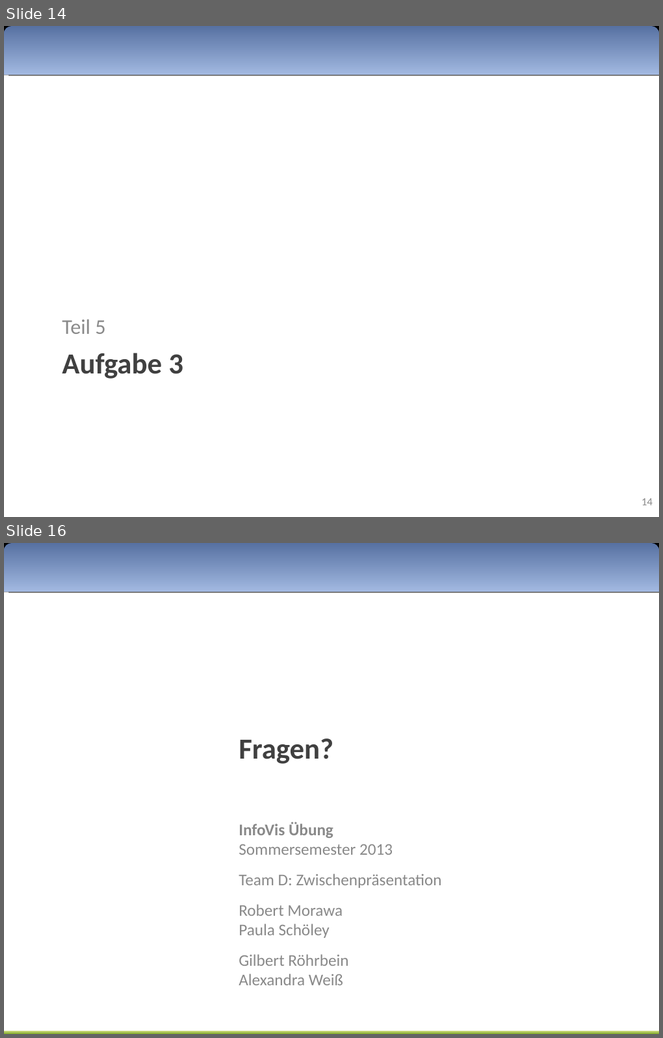
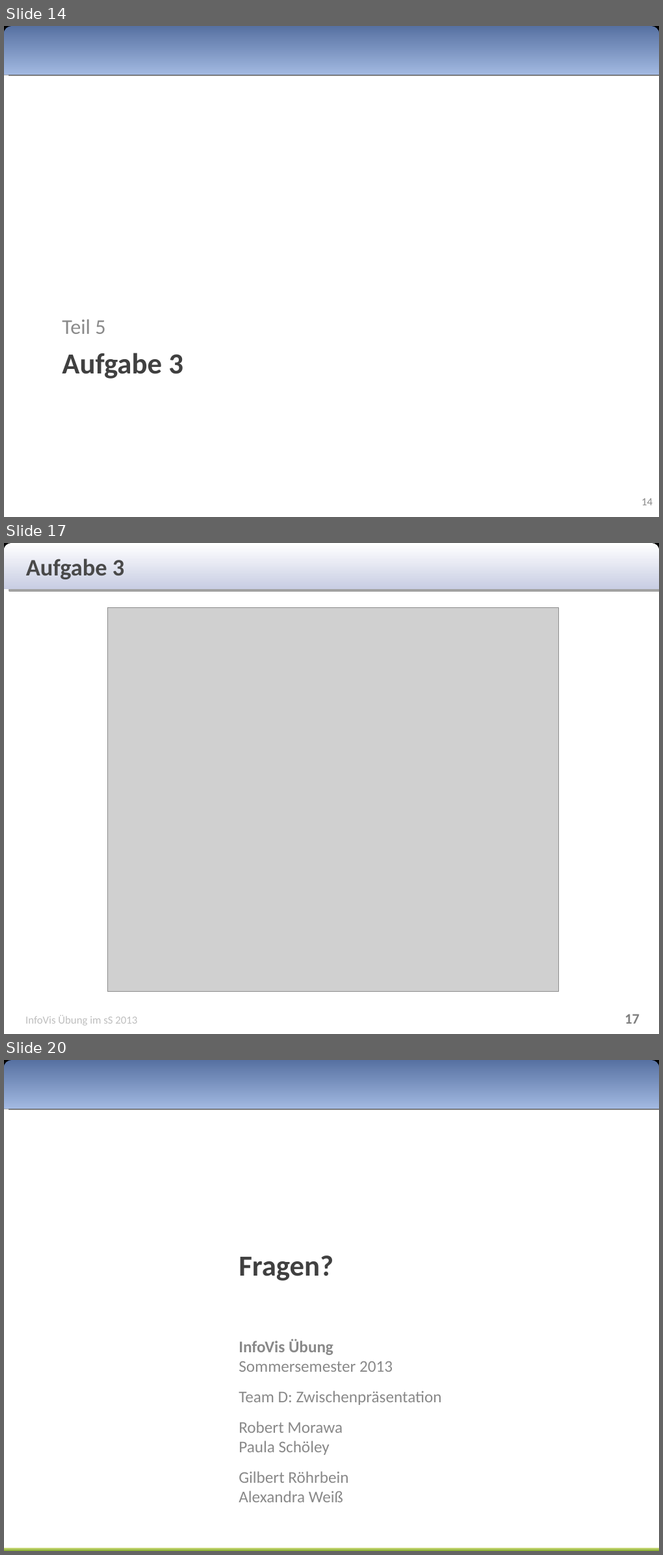
Before and after one commit to Rajikarubijua/bushumappu, a slide deck: presentation/zwischenpräsentation.odp. Shown one above the other, each under a label of ours: slides 14 and 16 before the commit, slides 14, 17 and 20 after it; the slides between them are not shown. The pictures are 663x1038 and 663x1555 pixels, drawn with LibreOffice and Linux fonts; fonts in the diff are those of the drawing; grey boxes stand for pictures. Boxes give left, top, right and bottom in pixels: in the first picture for what was removed or moved away, otherwise in the second. Text is boxed around its words. In the diff, an @@ line names an element or a change of style, - is before the commit and + after.

```diff
--- a/presentation/zwischenpräsentation.odp
+++ b/presentation/zwischenpräsentation.odp
@@ slide 17 added at (4,543,659,1034), background #FFFFFF @@
@@ rectangle added at (4,543,659,589), fill #000000 @@
@@ freeform shape added at (4,543,659,590), fill gradient #FFFFFF to #C8CDE3 @@
@@ text added at (26,559,124,579), 26 pt, text #494949, bold @@
+Aufgabe 3
@@ picture added at (108,608,559,991) @@
@@ text added at (25,1016,137,1026), 12 pt, text #BFBFBF @@
+InfoVis Übung im sS 2013
@@ page number added at (625,1014,640,1024), 16 pt, text #7F7F7F, bold @@
+17
@@ what was slide 16 is now slide 20 @@
```
Also in this commit, not shown: 1 slide changed, 4 other slides added, 1 slide removed.
